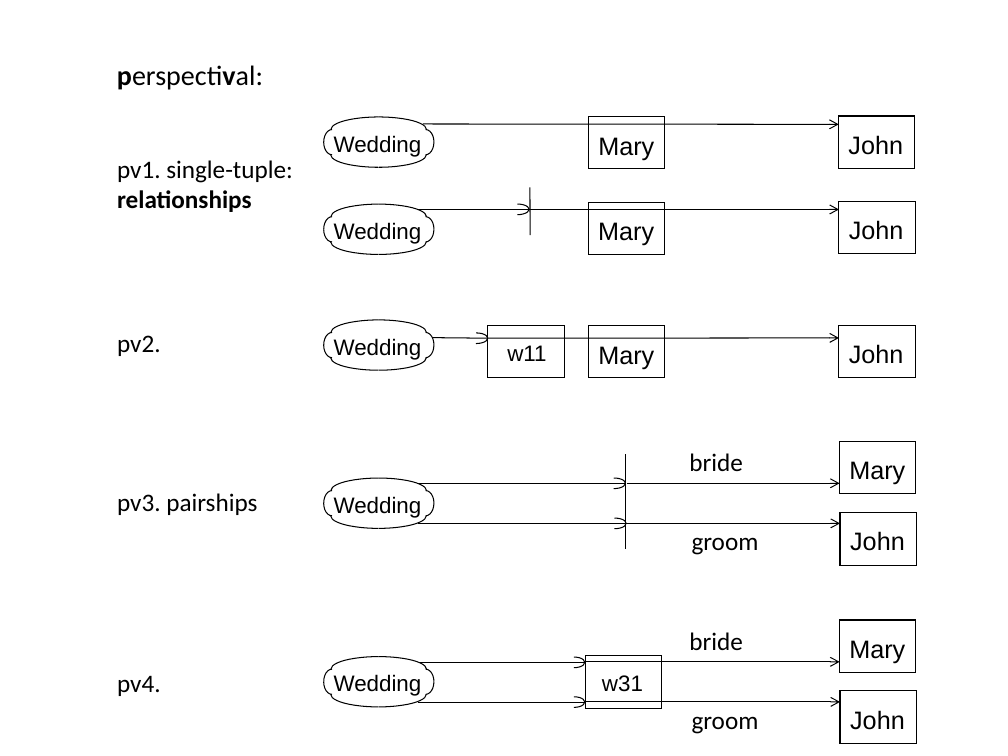
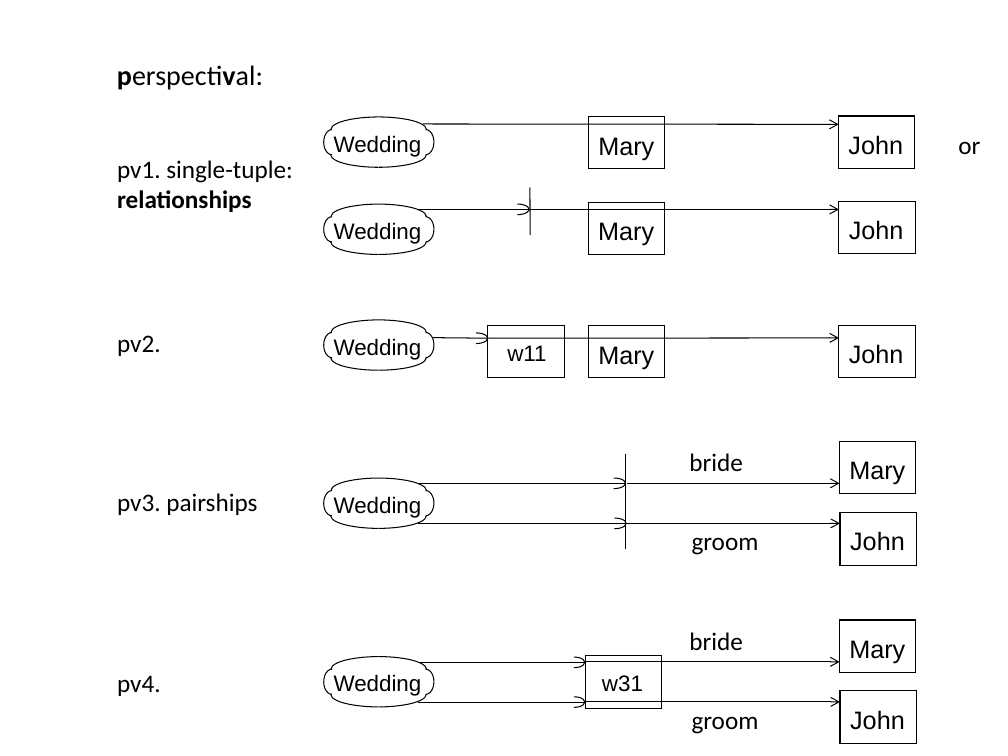
Before and after one commit to RuleML/ruleml-website, a slide deck: slide 2 of talks/WeddingMetaCore.pptx. Drawn at 1008x756 pixels with LibreOffice and Linux fonts; fonts in the diff are those of the drawing. Boxes give left, top, right and bottom in pixels: in the first picture for what was removed or moved away, otherwise in the second. Text is boxed around its words. In the diff, an @@ line names an element or a change of style, - is before the commit and + after.

```diff
--- a/talks/WeddingMetaCore.pptx
+++ b/talks/WeddingMetaCore.pptx
@@ text added at box(958, 141, 980, 154), 18 pt, text #000000 @@
+or
```
Also in this commit, not shown: 1 other slide changed, 1 other file.
